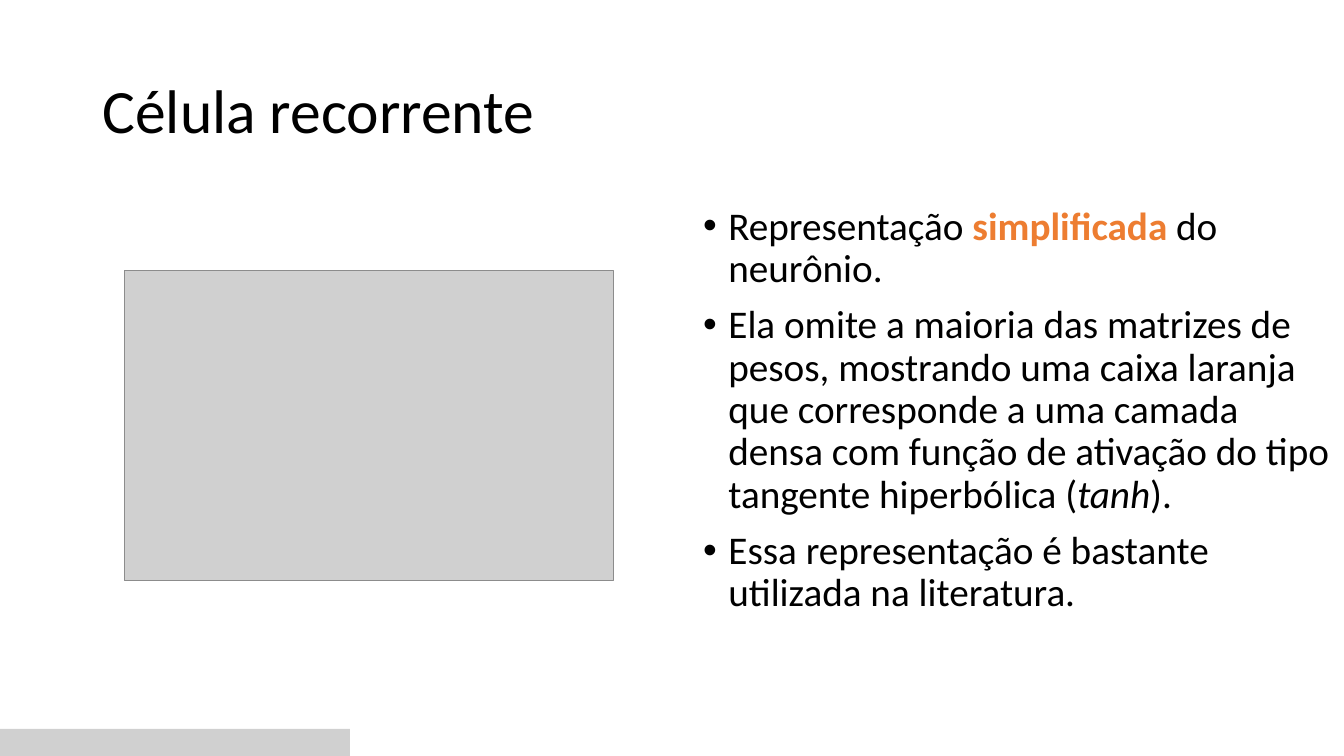
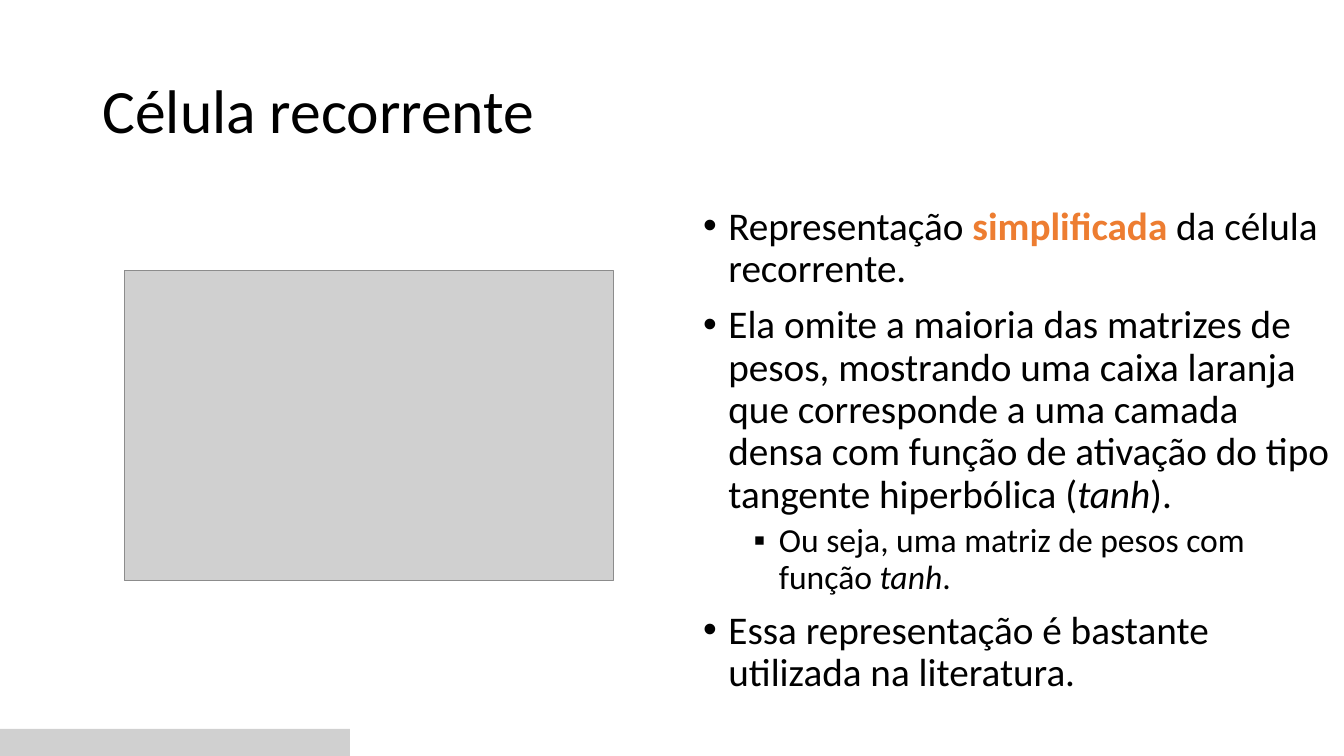
Before and after one commit to zz4fap/c24_inteligencia_artificial, a slide deck: slide 16 of slides/C24_RNN.pptx. Drawn at 1344x756 pixels with LibreOffice and Linux fonts; fonts in the diff are those of the drawing; grey boxes stand for pictures. Boxes give left, top, right and bottom in pixels: in the first picture for what was removed or moved away, otherwise in the second. Text is boxed around its words. In the diff, an @@ line names an element or a change of style, - is before the commit and + after.

```diff
--- a/slides/C24_RNN.pptx
+++ b/slides/C24_RNN.pptx
@@ text at bbox=[728, 212, 1317, 283]: text changed @@
-• Representação simplificada do neurônio.
+• Representação simplificada da célula recorrente.
@@ text at bbox=[779, 528, 1244, 595]: paragraph added @@
+  ▪ Ou seja, uma matriz de pesos com função tanh.
```
Also in this commit, not shown: 8 other slides changed, 1 other file.
